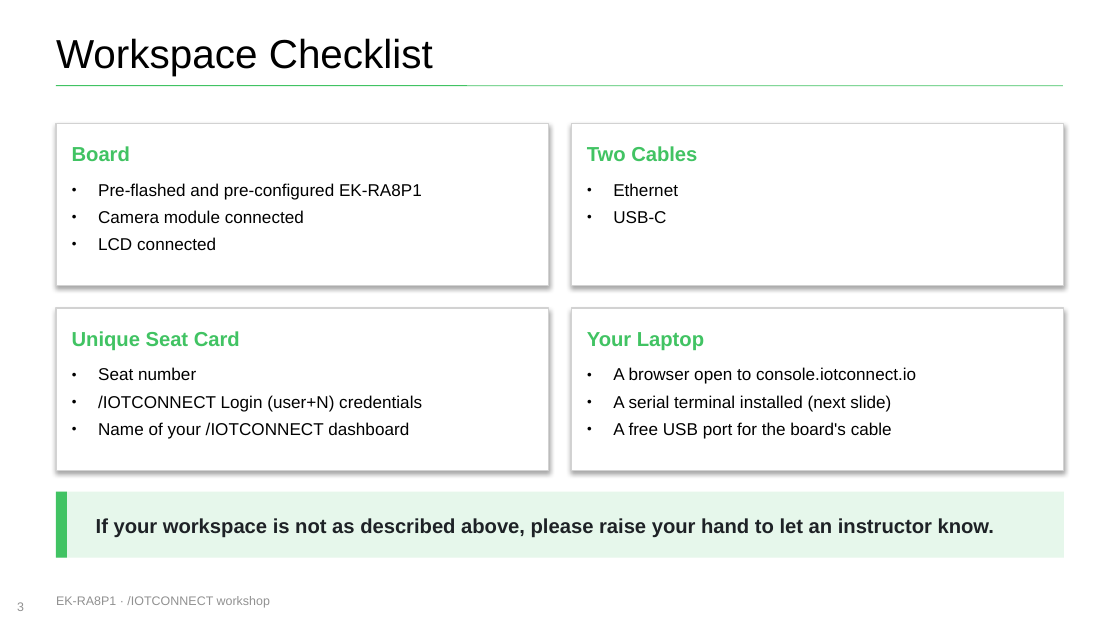
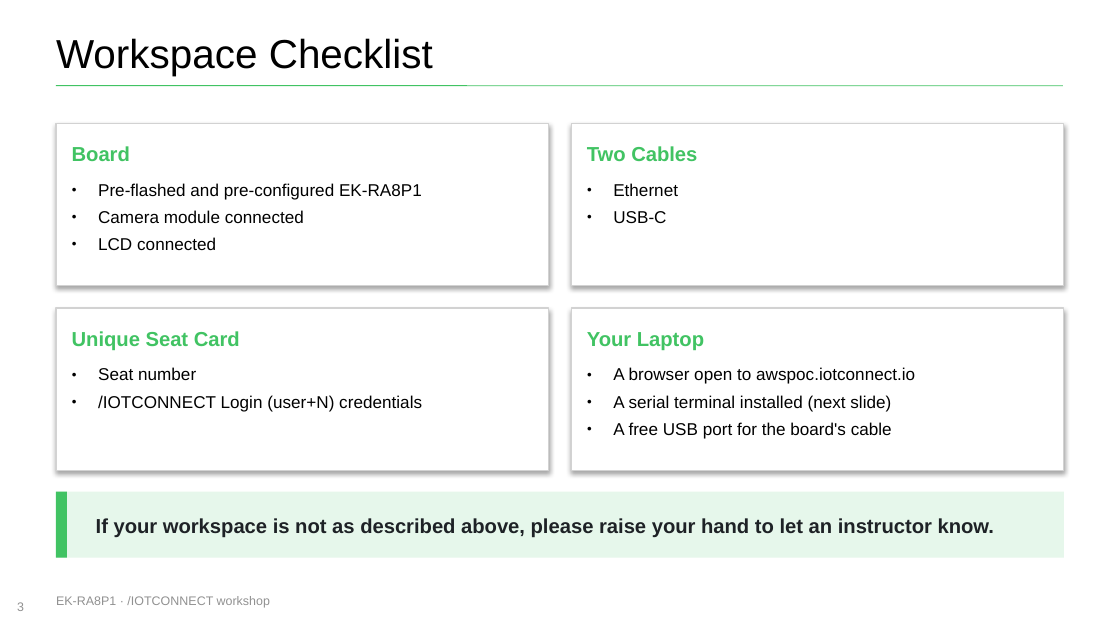
Before and after one commit to avnet-iotconnect/iotc-freertos-ek-ra8p1, a slide deck: slide 3 of docs/EK-RA8P1-vision-ai-workshop.pptx. Drawn at 1120x630 pixels with LibreOffice and Linux fonts; fonts in the diff are those of the drawing; background and template pictures are left out. Boxes give left, top, right and bottom in pixels: in the first picture for what was removed or moved away, otherwise in the second. Text is boxed around its words. In the diff, an @@ line names an element or a change of style, - is before the commit and + after.

```diff
--- a/docs/EK-RA8P1-vision-ai-workshop.pptx
+++ b/docs/EK-RA8P1-vision-ai-workshop.pptx
@@ text at [613,367,915,384]: text changed @@
-● A browser open to console.iotconnect.io
+● A browser open to awspoc.iotconnect.io
@@ text at [98,422,409,439]: paragraph removed @@
-● Name of your /IOTCONNECT dashboard
```
Also in this commit, not shown: 5 other slides changed, 1 slide added, 1 other file.
